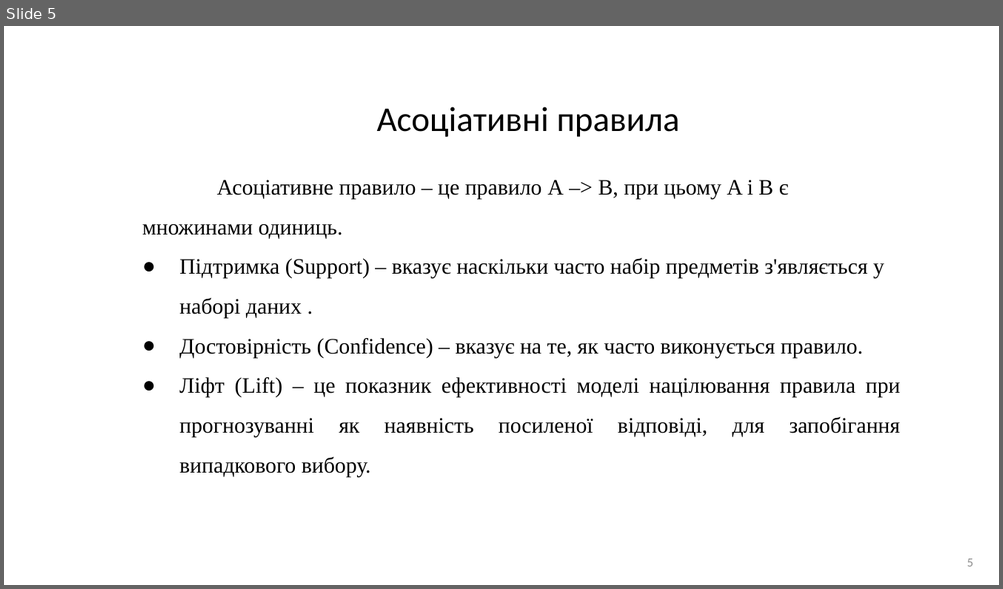
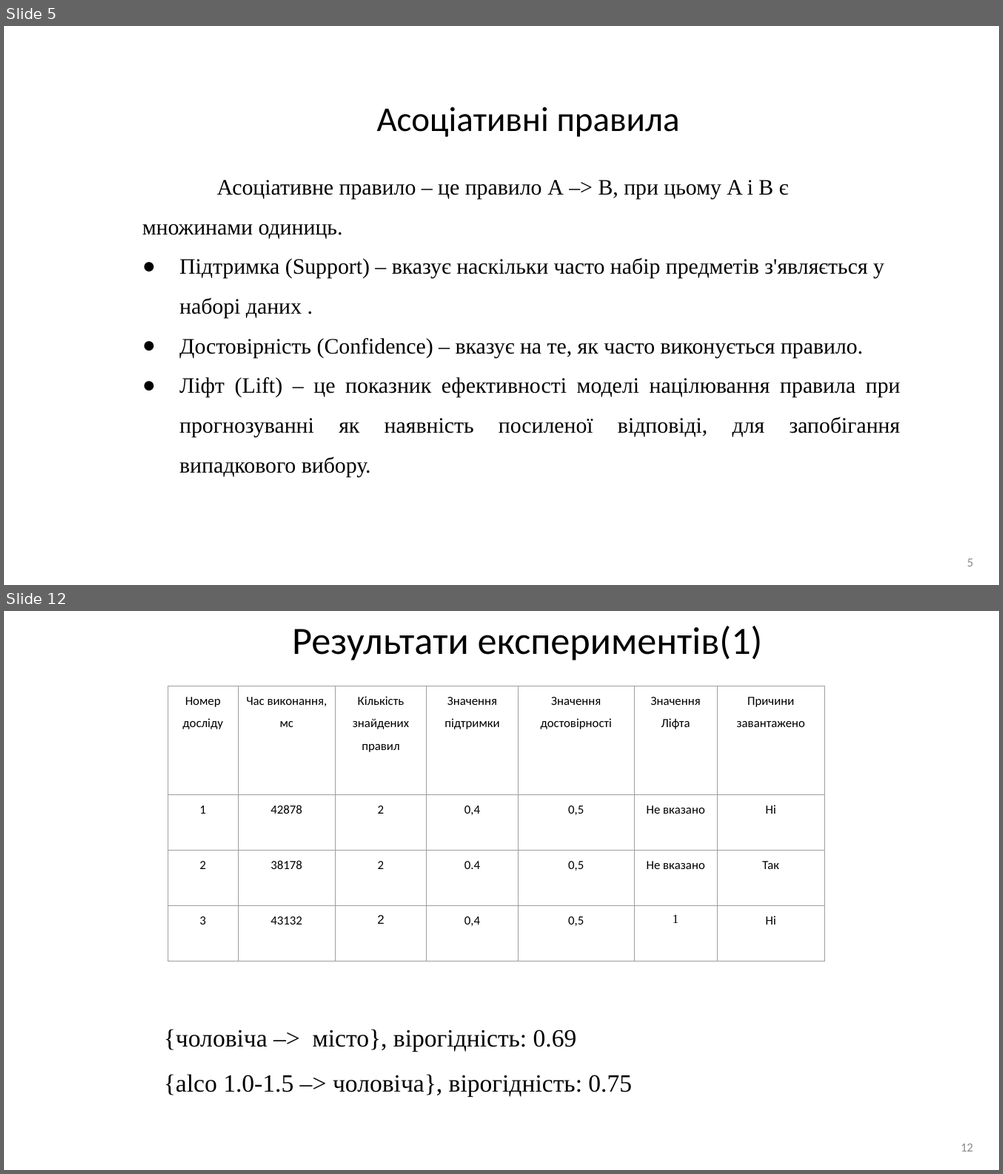
Before and after one commit to AndriiHavryliuk1/master2, a slide deck: docs/Дослідження_роботи_алгоритму_apriori.pptx. Shown one above the other, each under a label of ours: slide 5 before the commit, slides 5 and 12 after it; the slides between them are not shown. The pictures are 1003x589 and 1003x1174 pixels, drawn with LibreOffice and Linux fonts; fonts in the diff are those of the drawing. Boxes give left, top, right and bottom in pixels: in the first picture for what was removed or moved away, otherwise in the second. Text is boxed around its words. In the diff, an @@ line names an element or a change of style, - is before the commit and + after.

```diff
--- a/docs/Дослідження_роботи_алгоритму_apriori.pptx
+++ b/docs/Дослідження_роботи_алгоритму_apriori.pptx
@@ slide 12 added at (4,611,999,1170), background #FFFFFF @@
@@ title added at (292,626,762,661), 28 pt, text #000000 @@
+Результати експериментів(1)
@@ table added at (168,686,825,961), 4 rows, 7 columns @@
+Номер досліду | Час виконання, мс | Кількість знайдених правил | Значення підтримки | Значення достовірності | Значення Ліфта | Причини завантажено
+1 | 42878 | 2 | 0,4 | 0,5 | Не вказано | Ні
+2 | 38178 | 2 | 0.4 | 0,5 | Не вказано | Так
+3 | 43132 | 2 | 0,4 | 0,5 | 1 | Ні
@@ text added at (164,1029,632,1096), 18 pt, text #000000 @@
+{чоловіча –> місто}, вірогідність: 0.69
+{alco 1.0-1.5 –> чоловіча}, вірогідність: 0.75
@@ page number added at (960,1144,973,1152), 9 pt, text #8C8C8C @@
+12
```
Also in this commit, not shown: 6 slides changed, 6 other slides added, 4 slides removed, 1 other file.
